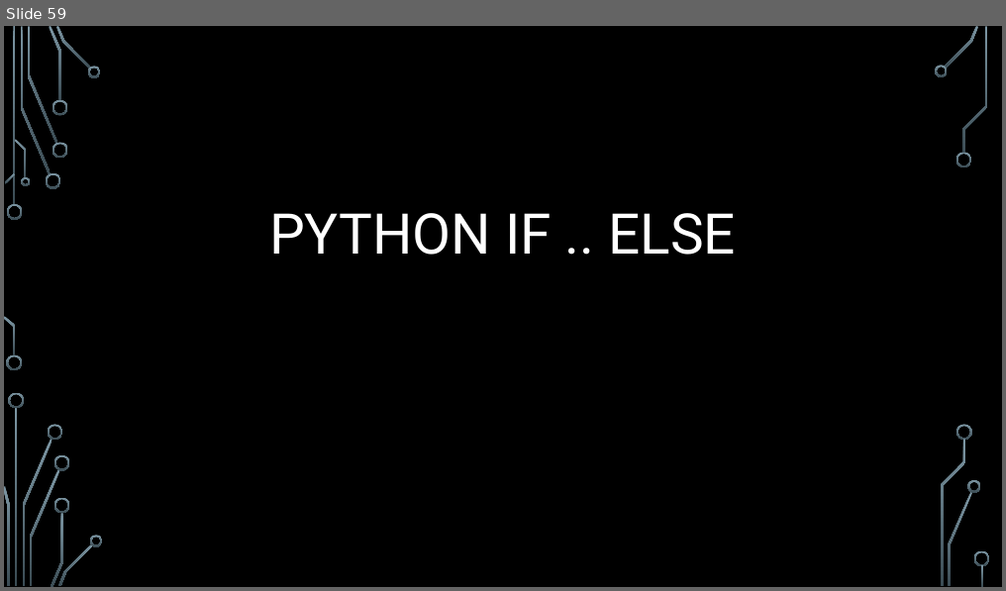
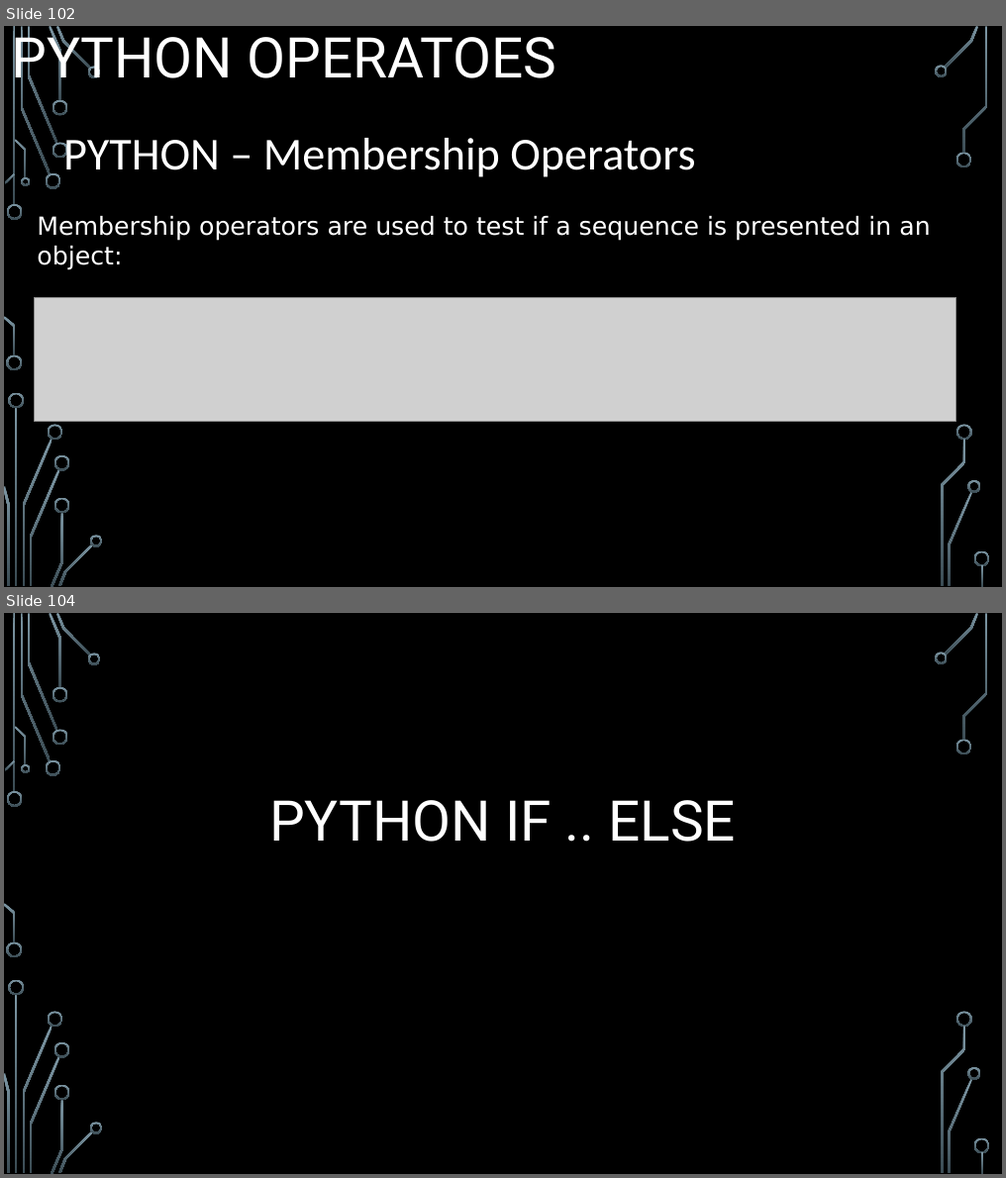
Before and after one commit to mjaypecjo/cs2022, a slide deck: python/4110E228_Report_Python.pptx. Shown one above the other, each under a label of ours: slide 59 before the commit, slides 102 and 104 after it; the slides between them are not shown. The pictures are 1006x591 and 1006x1178 pixels, drawn with LibreOffice and Linux fonts; fonts in the diff are those of the drawing; grey boxes stand for pictures; background and template pictures are left out. Boxes give left, top, right and bottom in pixels: in the first picture for what was removed or moved away, otherwise in the second. Text is boxed around its words. In the diff, an @@ line names an element or a change of style, - is before the commit and + after.

```diff
--- a/python/4110E228_Report_Python.pptx
+++ b/python/4110E228_Report_Python.pptx
@@ slide 102 added at box(4, 26, 1002, 587), background picture (left out); not listed: 36 template elements that a slide beside it also shows @@
@@ title added at box(12, 26, 556, 91), 54 pt, text #FFFFFF @@
+PYTHON OPERATOES
@@ text added at box(63, 138, 695, 177), 44 pt, text #FFFFFF @@
+PYTHON – Membership Operators
@@ text added at box(37, 216, 930, 271), 24 pt, text #FFFFFF @@
+Membership operators are used to test if a sequence is presented in an object:
@@ picture added at box(34, 297, 957, 421) @@
@@ what was slide 59 is now slide 104 @@
```
Also in this commit, not shown: 44 other slides added.
